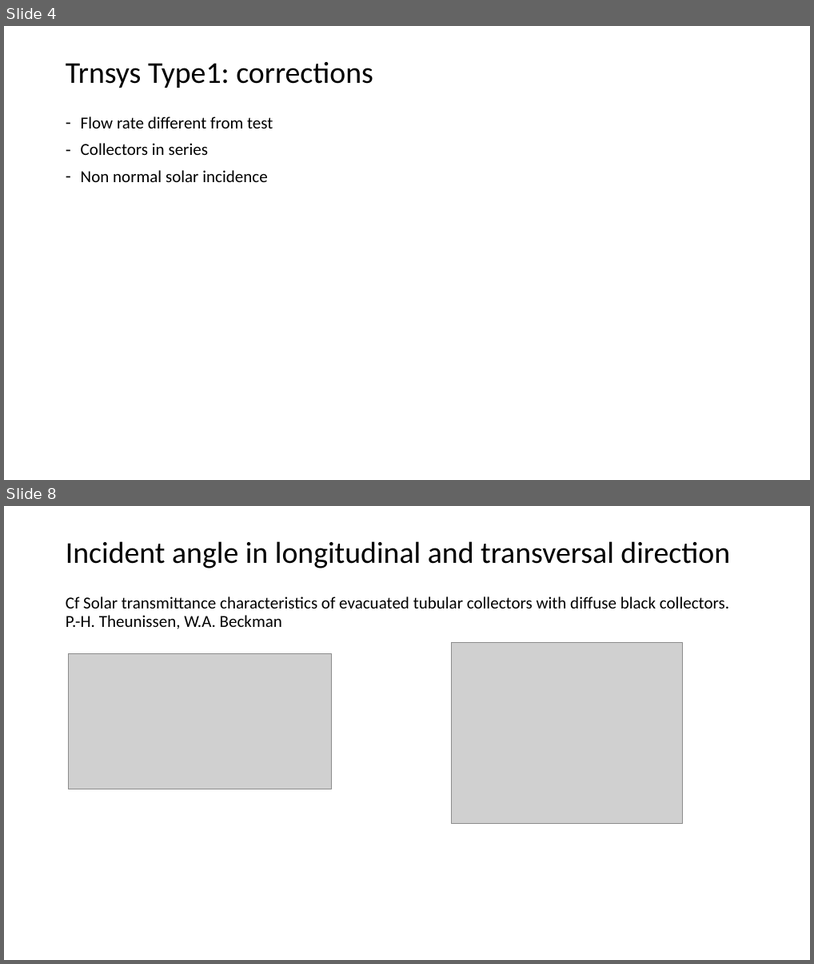
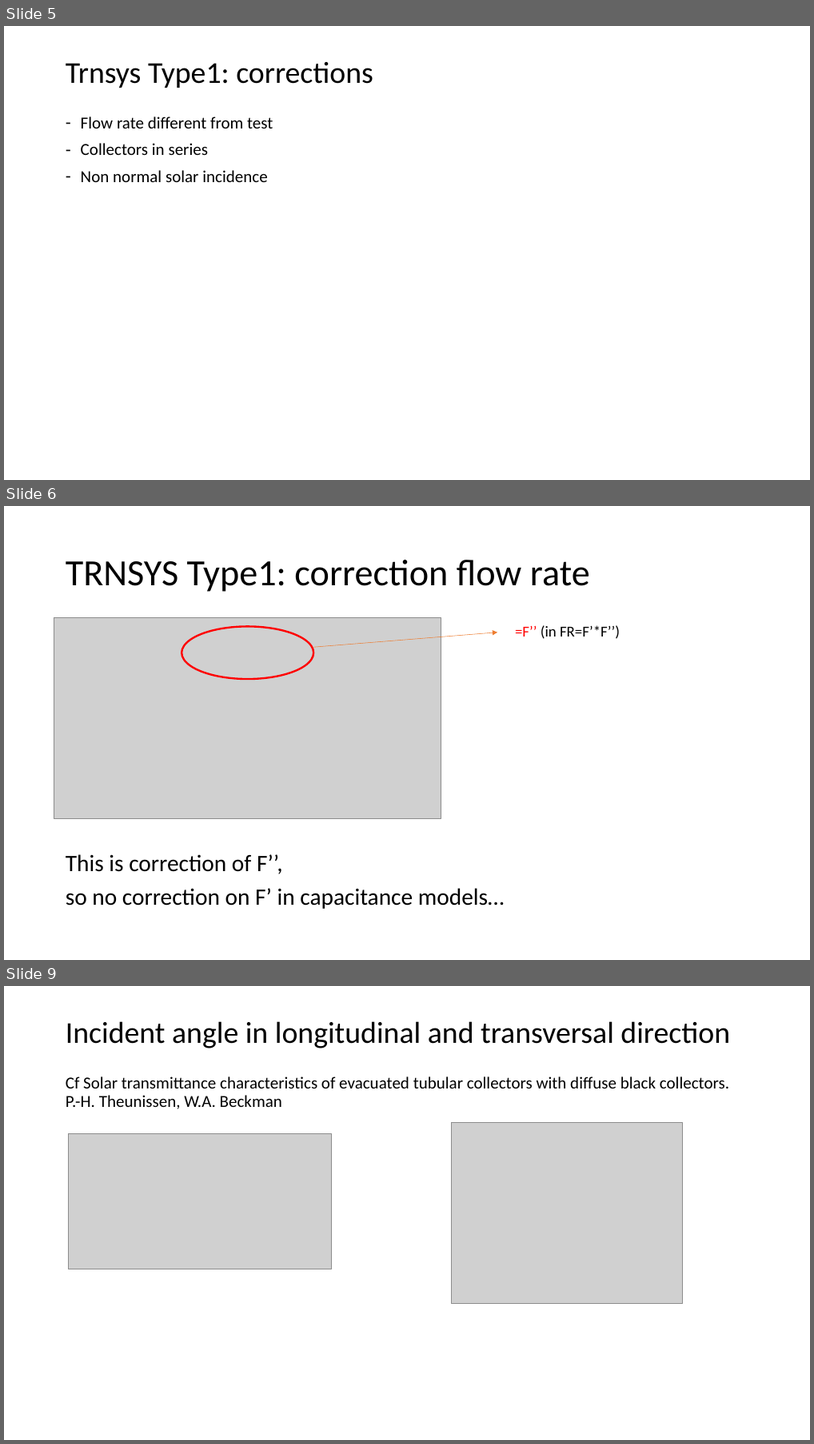
Before and after one commit to MargotDePauw/TETRA-warmtenetten, a slide deck: model zonnecollector/achtergrond/Solar collector.pptx. Shown one above the other, each under a label of ours: slides 4 and 8 before the commit, slides 5, 6 and 9 after it; the slides between them are not shown. The pictures are 814x964 and 814x1444 pixels, drawn with LibreOffice and Linux fonts; fonts in the diff are those of the drawing; grey boxes stand for pictures. Boxes give left, top, right and bottom in pixels: in the first picture for what was removed or moved away, otherwise in the second. Text is boxed around its words. In the diff, an @@ line names an element or a change of style, - is before the commit and + after.

Commit message:
zonnecollector: IAM voor long en transv richting, berekening met en zonder inertie, correctie ifv debiet. Geverifieerd met trnsys Type71 en Type538.

```diff
--- a/model zonnecollector/achtergrond/Solar collector.pptx
+++ b/model zonnecollector/achtergrond/Solar collector.pptx
@@ slide 6 added at bbox=[4, 506, 810, 960], background #FFFFFF @@
@@ title added at bbox=[66, 560, 590, 592], 44 pt, text #000000 @@
+TRNSYS Type1: correction flow rate
@@ picture added at bbox=[54, 618, 441, 819] @@
@@ text added at bbox=[515, 625, 620, 639], 18 pt, text #000000 @@
+=F’’ (in FR=F’*F’’)
@@ ellipse added at bbox=[182, 626, 314, 679], outline #FF0000 2.25 pt @@
@@ arrow added from (314, 647) to (498, 632), #ED7D31 0.5 pt @@
@@ text added at bbox=[66, 854, 504, 908], 28 pt, text #000000 @@
+This is correction of F’’,
+so no correction on F’ in capacitance models…
@@ what was slide 4 is now slide 5 @@
@@ what was slide 8 is now slide 9 @@
```
Also in this commit, not shown: 2 slides changed, 5 other slides added, 1 slide removed, 2 other files.
